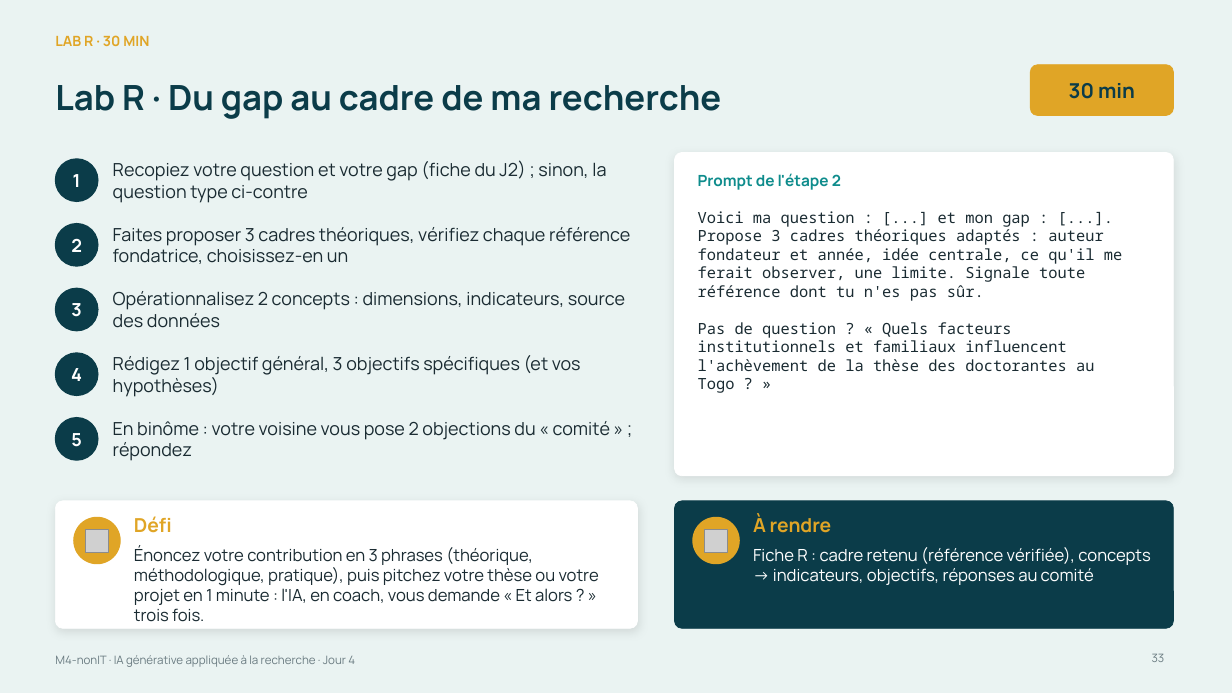
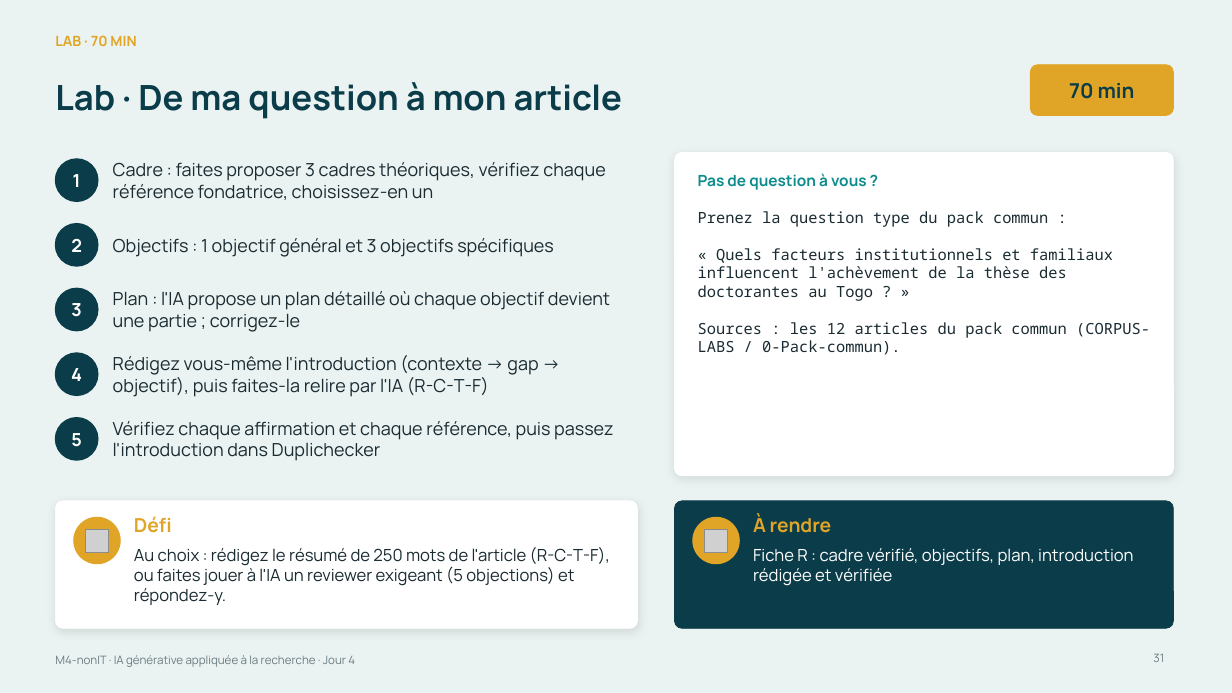
Before and after one commit to Amevi-isi/formation-chercheur-univ, a slide deck: slide 31 of module4_nonIT/M4-nonIT_IA_generative_appliquee.pptx (slide 33 before the commit). Drawn at 1232x693 pixels with LibreOffice and Linux fonts; fonts in the diff are those of the drawing; grey boxes stand for pictures. Boxes give left, top, right and bottom in pixels: in the first picture for what was removed or moved away, otherwise in the second. Text is boxed around its words. In the diff, an @@ line names an element or a change of style, - is before the commit and + after.

```diff
--- a/module4_nonIT/M4-nonIT_IA_generative_appliquee.pptx
+++ b/module4_nonIT/M4-nonIT_IA_generative_appliquee.pptx
@@ text at [55, 35, 136, 46]: text changed @@
-LAB R · 30 MIN
+LAB · 70 MIN
@@ title at [55, 82, 623, 119]: text changed @@
-Lab R · Du gap au cadre de ma recherche
+Lab · De ma question à mon article
@@ text at [1069, 83, 1135, 99]: text changed @@
-30 min
+70 min
@@ text at [113, 162, 606, 200]: text changed @@
-Faites proposer 3 cadres théoriques, vérifiez chaque référence fondatrice, choisissez-en un
+Cadre : faites proposer 3 cadres théoriques, vérifiez chaque référence fondatrice, choisissez-en un
@@ text removed at [113, 160, 606, 203] @@
-Recopiez votre question et votre gap (fiche du J2) ; sinon, la question type ci-contre
@@ text at [698, 173, 867, 190]: text changed @@
-Prompt de l'étape 2
+Pas de question à vous ?
@@ text added at [113, 238, 554, 257], 14 pt, text #1A2B32 @@
+Objectifs : 1 objectif général et 3 objectifs spécifiques
@@ text at [698, 211, 1150, 355]: text changed @@
-Voici ma question : [...] et mon gap : [...]. Propose 3 cadres théoriques adaptés : auteur fondateur et année, idée centrale, ce qu'il me ferait observer, une limite. Signale toute référence dont tu n'es pas sûr.
-Pas de question ? « Quels facteurs institutionnels et familiaux influencent l'achèvement de la thèse des doctorantes au Togo ? »
+Prenez la question type du pack commun :
+« Quels facteurs institutionnels et familiaux influencent l'achèvement de la thèse des doctorantes au Togo ? »
+Sources : les 12 articles du pack commun (CORPUS-LABS / 0-Pack-commun).
@@ text at [113, 291, 610, 332]: text changed @@
-Opérationnalisez 2 concepts : dimensions, indicateurs, source des données
+Plan : l'IA propose un plan détaillé où chaque objectif devient une partie ; corrigez-le
@@ text at [113, 355, 538, 397]: text changed @@
-Rédigez 1 objectif général, 3 objectifs spécifiques (et vos hypothèses)
+Rédigez vous-même l'introduction (contexte → gap → objectif), puis faites-la relire par l'IA (R-C-T-F)
@@ text at [113, 421, 614, 461]: text changed @@
-En binôme : votre voisine vous pose 2 objections du « comité » ; répondez
+Vérifiez chaque affirmation et chaque référence, puis passez l'introduction dans Duplichecker
@@ text at [134, 547, 610, 605]: text changed @@
-Énoncez votre contribution en 3 phrases (théorique, méthodologique, pratique), puis pitchez votre thèse ou votre projet en 1 minute : l'IA, en coach, vous demande « Et alors ? » trois fois.
+Au choix : rédigez le résumé de 250 mots de l'article (R-C-T-F), ou faites jouer à l'IA un reviewer exigeant (5 objections) et répondez-y.
@@ text at [753, 548, 1133, 586]: text changed @@
-Fiche R : cadre retenu (référence vérifiée), concepts → indicateurs, objectifs, réponses au comité
+Fiche R : cadre vérifié, objectifs, plan, introduction rédigée et vérifiée
@@ page number at [1153, 653, 1164, 662]: text changed @@
-33
+31
```
Also in this commit, not shown: 15 other slides changed, 3 slides added, 12 slides removed.
